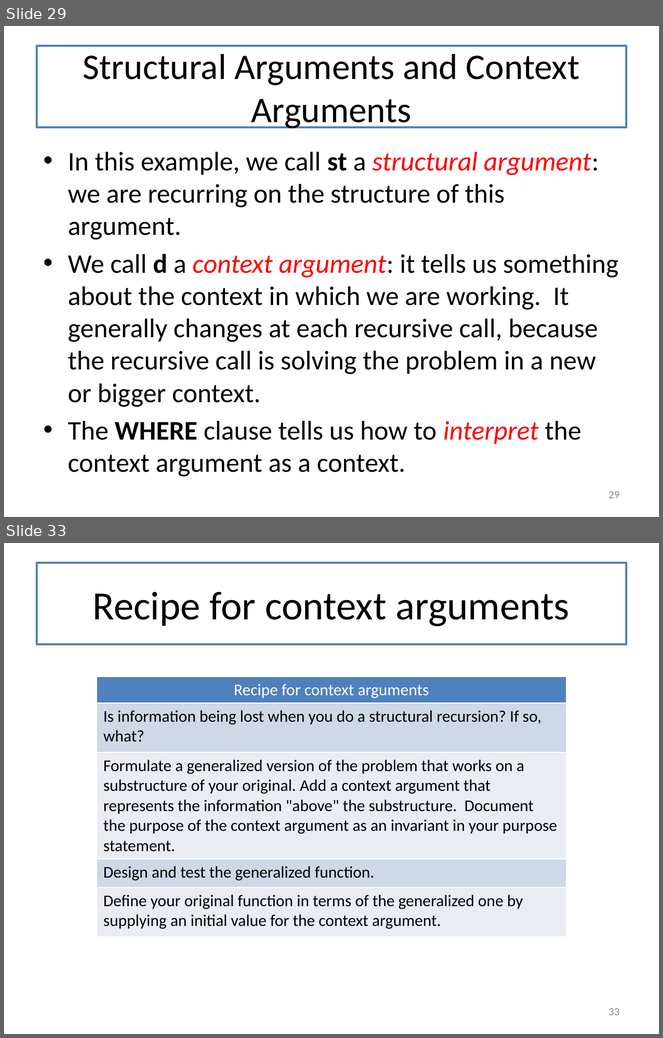
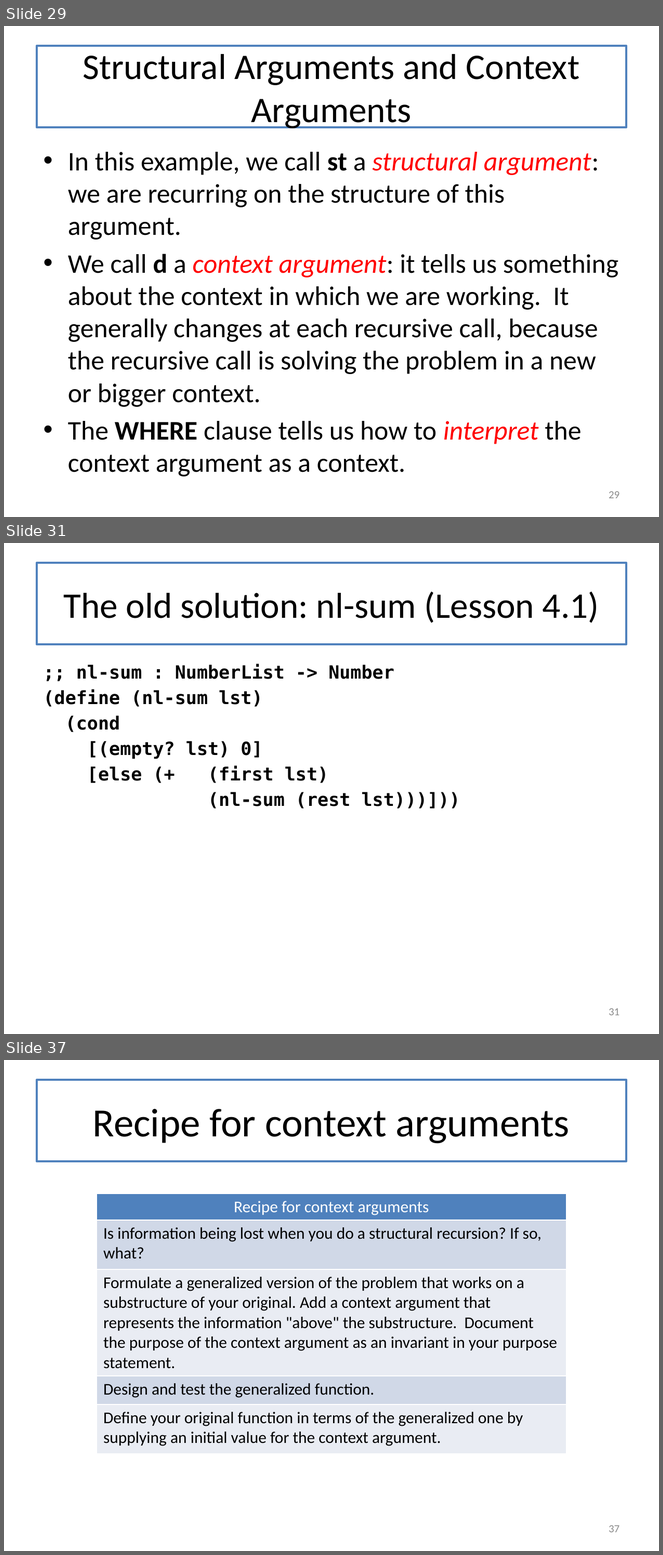
Before and after one commit to mwand/cs5010f17, a slide deck: Slides/Lesson 7.1-7.3 Invariants Combined.pptx. Shown one above the other, each under a label of ours: slides 29 and 33 before the commit, slides 29, 31 and 37 after it; the slides between them are not shown. The pictures are 663x1038 and 663x1555 pixels, drawn with LibreOffice and Linux fonts; fonts in the diff are those of the drawing. Boxes give left, top, right and bottom in pixels: in the first picture for what was removed or moved away, otherwise in the second. Text is boxed around its words. In the diff, an @@ line names an element or a change of style, - is before the commit and + after.

Commit message:
finished first draft of L7.1-7.2, need to split into separate files

```diff
--- a/Slides/Lesson 7.1-7.3 Invariants Combined.pptx
+++ b/Slides/Lesson 7.1-7.3 Invariants Combined.pptx
@@ slide 31 added at (x1=4, y1=543, x2=659, y2=1034), background #FFFFFF @@
@@ title added at (x1=37, y1=563, x2=626, y2=644), fill #FFFFFF, outline #4F81BD 2.25 pt, 39.6 pt, text #000000 @@
+The old solution: nl-sum (Lesson 4.1)
@@ text added at (x1=44, y1=664, x2=461, y2=809), 20 pt, text #000000, bold @@
+;; nl-sum : NumberList -> Number
+(define (nl-sum lst)
+(cond
+[(empty? lst) 0]
+[else (+ (first lst)
+(nl-sum (rest lst)))]))
@@ page number added at (x1=609, y1=1008, x2=620, y2=1016), 12 pt, text #8C8C8C @@
+31
@@ what was slide 33 is now slide 37 @@
@@ page number at (x1=609, y1=1525, x2=620, y2=1533): text changed @@
-33
+37
```
Also in this commit, not shown: 1 slide changed, 5 other slides added, 2 slides removed, 3 other files.
